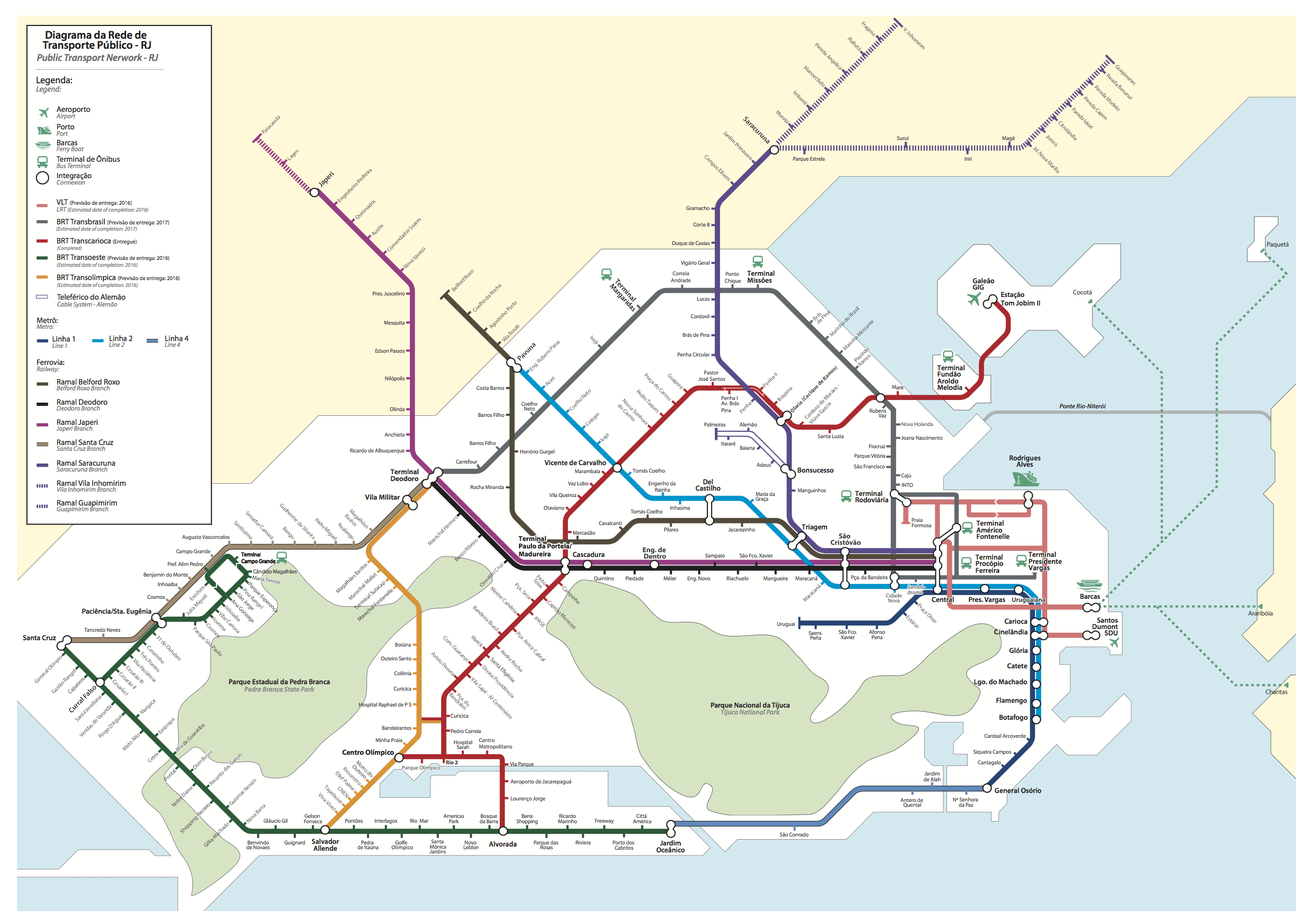
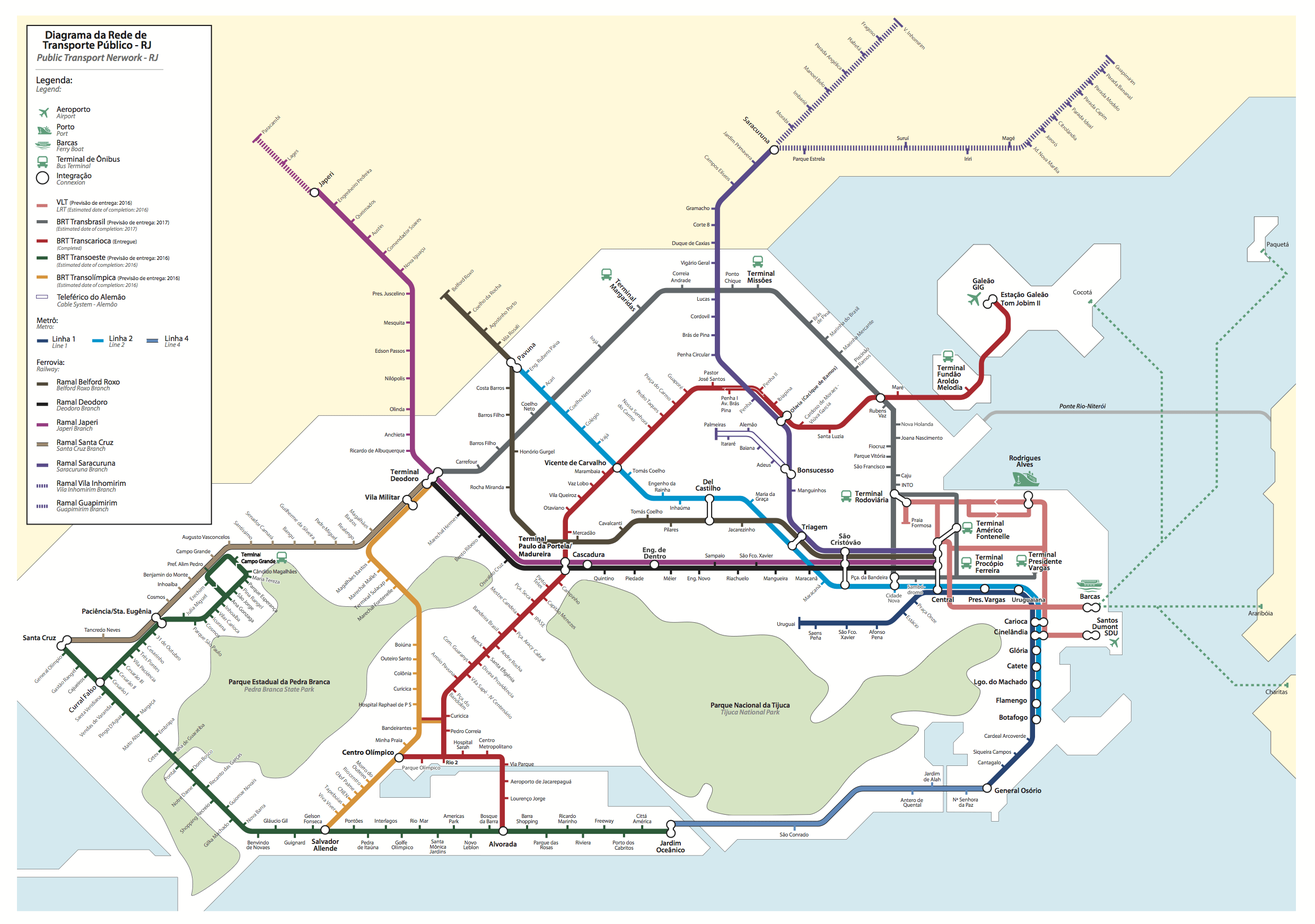
Comparing the layer stacks of the two w=1315, h=924 images. Changes:
painted on "Transcarioca-GIG-patch" over [1026, 291, 1050, 298]
